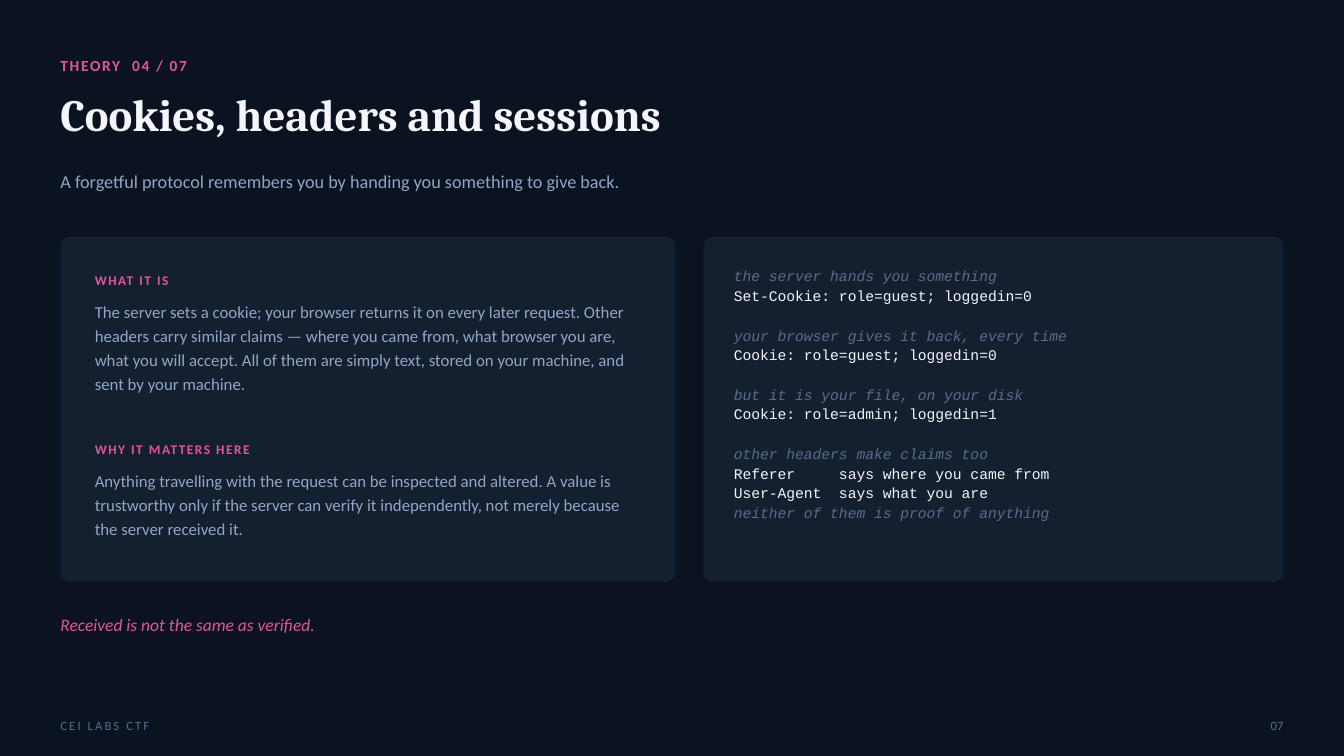
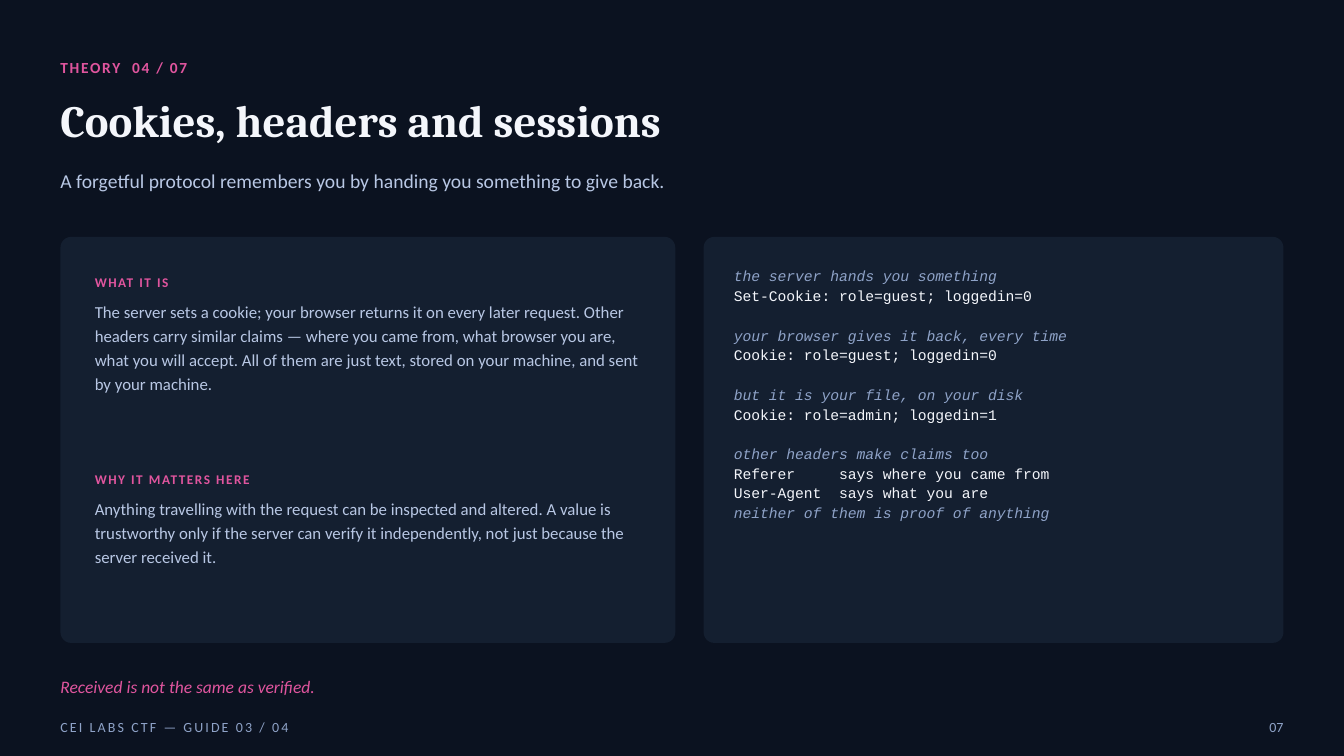
Before and after one commit to stoptalkingishh/cei-labs-event, a slide deck: slide 7 of presentation/game-guides/CEI-Labs-Game-Guide-03-Natas.pptx. Drawn at 1344x756 pixels with LibreOffice and Linux fonts; fonts in the diff are those of the drawing. Boxes give left, top, right and bottom in pixels: in the first picture for what was removed or moved away, otherwise in the second. Text is boxed around its words. In the diff, an @@ line names an element or a change of style, - is before the commit and + after.

```diff
--- a/presentation/game-guides/CEI-Labs-Game-Guide-03-Natas.pptx
+++ b/presentation/game-guides/CEI-Labs-Game-Guide-03-Natas.pptx
@@ text "A forgetful protocol remembers you ..." at bbox=[60, 174, 665, 192]: size 13 to 14 pt, text colour #93A5C7 to #B8C7E4 @@
@@ rounded rectangle: place and size @@
-rounded rectangle at bbox=[60, 237, 676, 582]
+rounded rectangle at bbox=[60, 237, 676, 643]
@@ rounded rectangle: place and size @@
-rounded rectangle at bbox=[704, 237, 1284, 582]
+rounded rectangle at bbox=[704, 237, 1284, 643]
@@ text at bbox=[734, 271, 1067, 521]: text colour #5B6B8C to #8FA3C8 in "the server hands you something", "your browser gives it back, every time", "but it is your file, on your ...", "other headers make claims too" and 1 more places @@
@@ text at bbox=[95, 306, 638, 393]: text changed; text colour #93A5C7 to #B8C7E4 @@
-The server sets a cookie; your browser returns it on every later request. Other headers carry similar claims — where you came from, what browser you are, what you will accept. All of them are simply text, stored on your machine, and sent by your machine.
+The server sets a cookie; your browser returns it on every later request. Other headers carry similar claims — where you came from, what browser you are, what you will accept. All of them are just text, stored on your machine, and sent by your machine.
@@ text "WHY IT MATTERS HERE": place and size @@
-text "WHY IT MATTERS HERE" at bbox=[95, 437, 641, 463]
+text "WHY IT MATTERS HERE" at bbox=[95, 465, 641, 491]
@@ text at bbox=[95, 503, 624, 563]: text changed; text colour #93A5C7 to #B8C7E4 @@
-Anything travelling with the request can be inspected and altered. A value is trustworthy only if the server can verify it independently, not merely because the server received it.
+Anything travelling with the request can be inspected and altered. A value is trustworthy only if the server can verify it independently, not just because the server received it.
@@ line spacing 1 to 1.2 in 5 elements at bbox=[60, 50, 1284, 81], bbox=[60, 106, 661, 143], bbox=[95, 267, 641, 293], bbox=[95, 465, 641, 491], bbox=[60, 681, 315, 695] @@
@@ text "Received is not the same ...": place and size @@
-text "Received is not the same ..." at bbox=[60, 619, 315, 633]
+text "Received is not the same ..." at bbox=[60, 681, 315, 695]
@@ text "07" at bbox=[1269, 723, 1283, 732]: size 9 to 10 pt, text colour #5B6B8C to #8FA3C8; line spacing 1 to 1.2 @@
@@ text at bbox=[60, 723, 288, 732]: text changed; size 9 to 10 pt; text colour #5B6B8C to #8FA3C8 @@
-CEI LABS CTF
+CEI LABS CTF — GUIDE 03 / 04
```
Also in this commit, not shown: 12 other slides changed, 2 other files.
